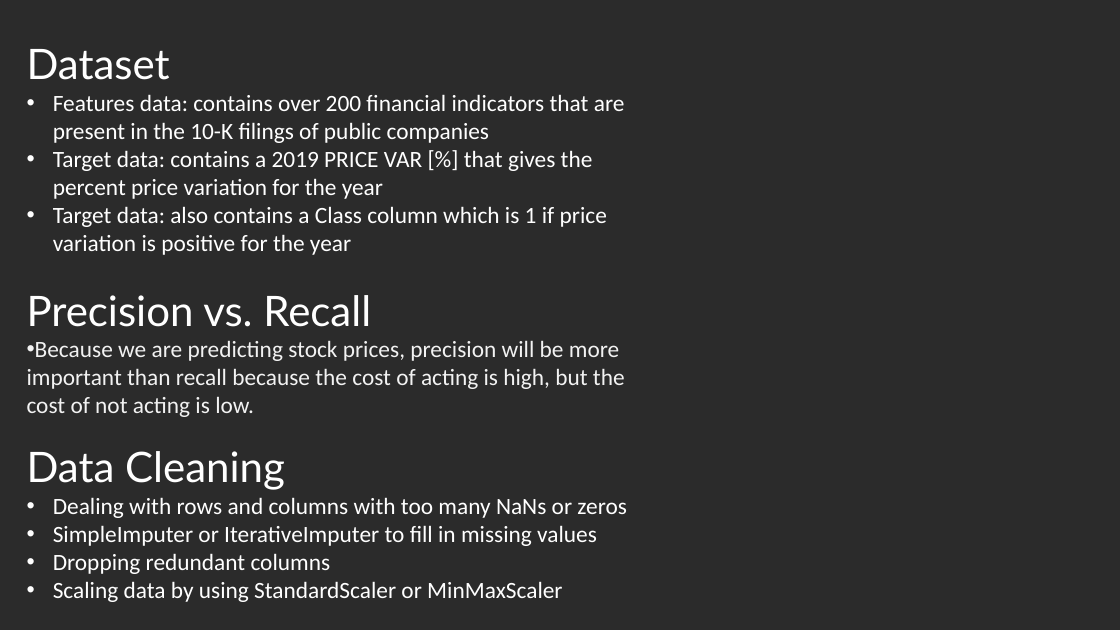
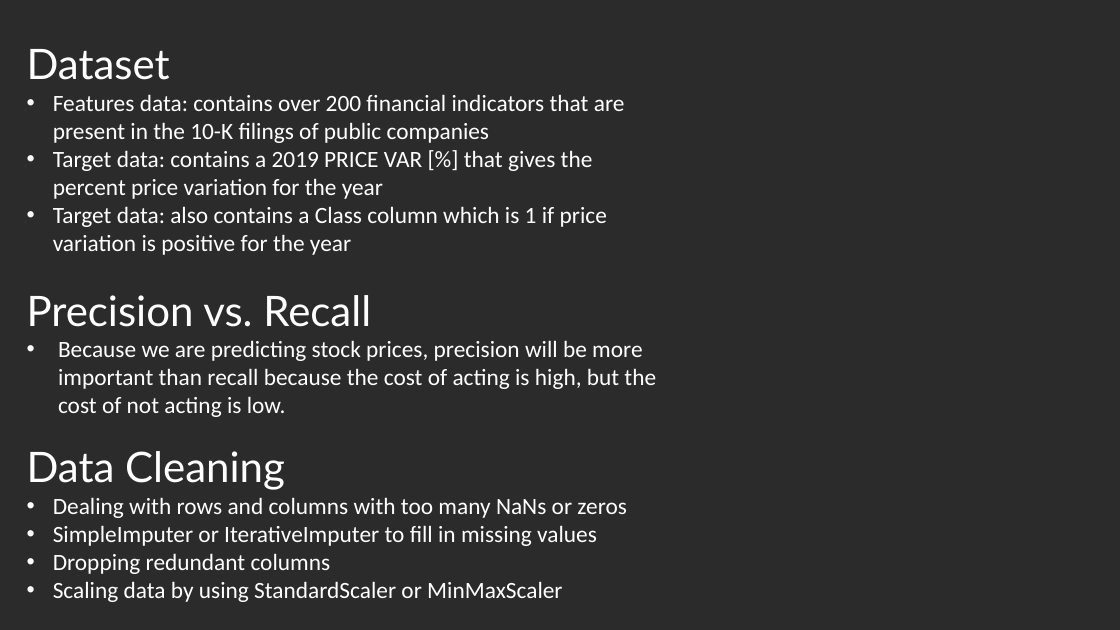
Before and after one commit to danenbm/fintech-p2-machine-learning, a slide deck: slide 2 of fintech-p2-machine-learning.pptx. Drawn at 1120x630 pixels with LibreOffice and Linux fonts; fonts in the diff are those of the drawing; background and template pictures are left out; a plain dark background stands for a picture behind light text. Boxes give left, top, right and bottom in pixels: in the first picture for what was removed or moved away, otherwise in the second. Text is boxed around its words. In the diff, an @@ line names an element or a change of style, - is before the commit and + after.

Commit message:
updated powerpoint bulletpoint on slide two

```diff
--- a/fintech-p2-machine-learning.pptx
+++ b/fintech-p2-machine-learning.pptx
@@ text at (x1=58, y1=340, x2=656, y2=417): text colour #F2F2F2 to #FFFFFF in "Because we are predicting stock prices, precision ..."; indent changed @@
```
